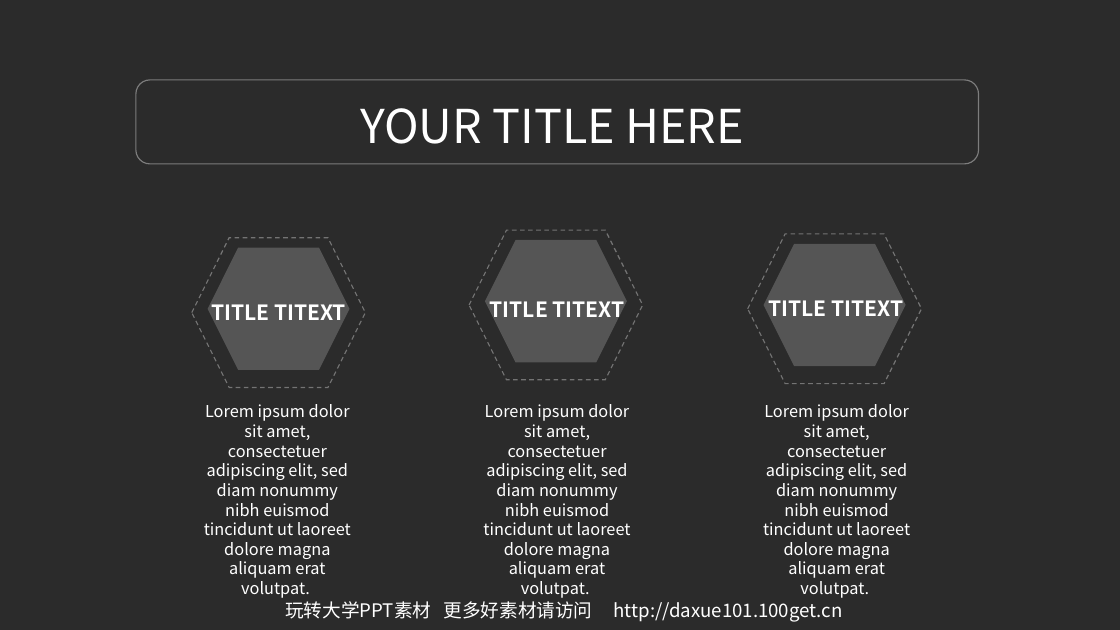
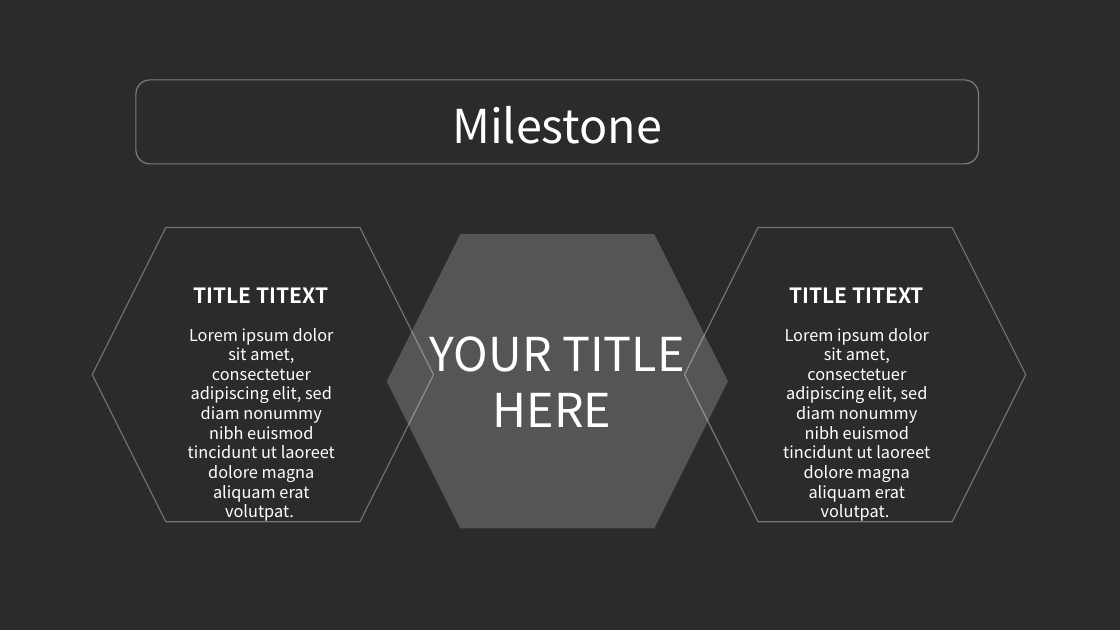
Before and after one commit to JengTallis/ECJam-1, a slide deck: slide 15 of 03.玩转大学PPT高档模板-IOS风格简约蓝ppt模板.ppt (slide 4 before the commit). Drawn at 1120x630 pixels with LibreOffice and Linux fonts; fonts in the diff are those of the drawing; background and template pictures are left out; a plain dark background stands for a picture behind light text. Boxes give left, top, right and bottom in pixels: in the first picture for what was removed or moved away, otherwise in the second. Text is boxed around its words. In the diff, an @@ line names an element or a change of style, - is before the commit and + after.

```diff
--- a/03.玩转大学PPT高档模板-IOS风格简约蓝ppt模板.ppt
+++ b/03.玩转大学PPT高档模板-IOS风格简约蓝ppt模板.ppt
@@ text added at bbox=[452, 106, 662, 144], 40 pt, text #FFFFFF @@
+Milestone
@@ hexagon added at bbox=[92, 228, 433, 521], outline #FFFFFF 0.99 pt @@
@@ hexagon removed at bbox=[191, 238, 365, 387] @@
@@ hexagon: place and size @@
-hexagon at bbox=[484, 240, 626, 363]
+hexagon at bbox=[386, 234, 727, 528]
@@ hexagon removed at bbox=[469, 230, 643, 379] @@
@@ hexagon added at bbox=[684, 228, 1025, 521], outline #FFFFFF 0.99 pt @@
@@ hexagon removed at bbox=[747, 233, 921, 383] @@
@@ hexagon removed at bbox=[207, 248, 349, 370] @@
@@ hexagon removed at bbox=[763, 243, 905, 366] @@
@@ text "TITLE TITEXT" rewrapped from bbox=[211, 299, 346, 325] to bbox=[194, 287, 329, 303] @@
@@ text "TITLE TITEXT" rewrapped from bbox=[769, 295, 903, 321] to bbox=[789, 287, 924, 303] @@
@@ text "Lorem ipsum dolor sit amet, ...": place and size @@
-text "Lorem ipsum dolor sit amet, ..." at bbox=[204, 404, 351, 598]
+text "Lorem ipsum dolor sit amet, ..." at bbox=[188, 328, 335, 522]
@@ text "YOUR TITLE HERE" rewrapped from bbox=[360, 108, 743, 144] to bbox=[430, 336, 684, 427] @@
@@ text removed at bbox=[490, 301, 625, 322] @@
-TITLE TITEXT
@@ text "Lorem ipsum dolor sit amet, ...": place and size @@
-text "Lorem ipsum dolor sit amet, ..." at bbox=[763, 404, 910, 598]
+text "Lorem ipsum dolor sit amet, ..." at bbox=[783, 328, 930, 522]
@@ text removed at bbox=[483, 404, 631, 598] @@
-Lorem ipsum dolor sit amet, consectetuer adipiscing elit, sed diam nonummy nibh euismod tincidunt ut laoreet dolore magna aliquam erat volutpat.
@@ text removed at bbox=[285, 601, 843, 622] @@
-玩转大学PPT素材 更多好素材请访问 http://daxue101.100get.cn
```
Also in this commit, not shown: 4 other slides changed, 13 slides added, 4 slides removed, 1 other file.
